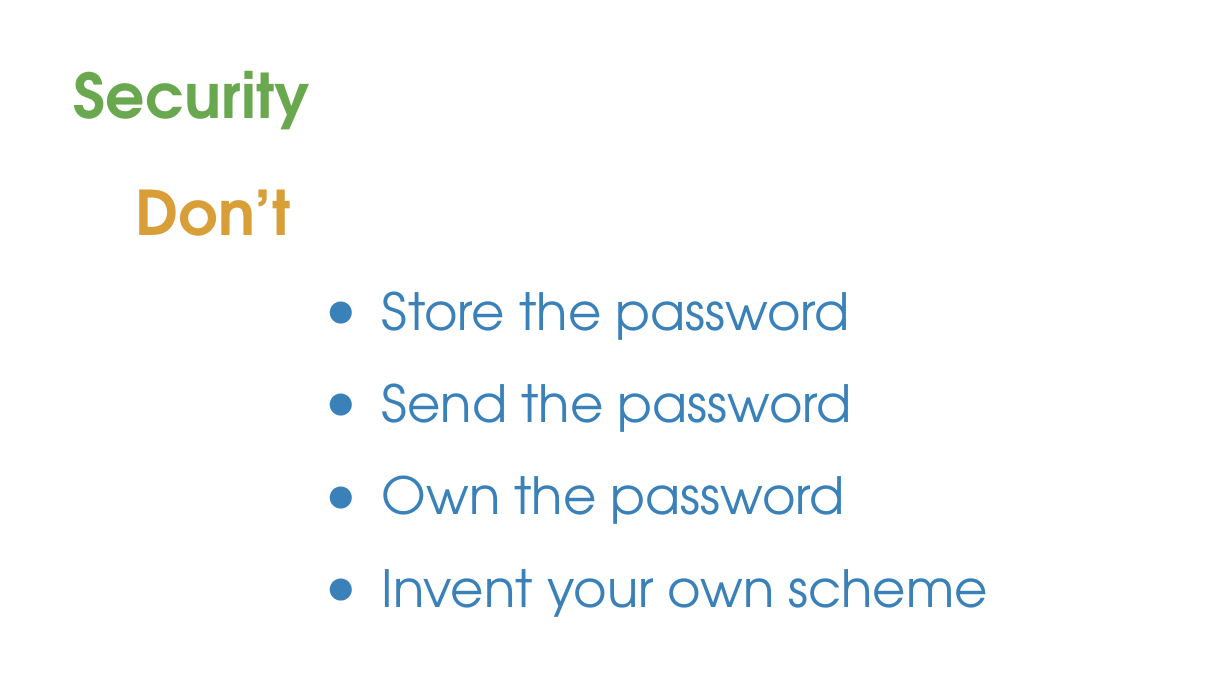
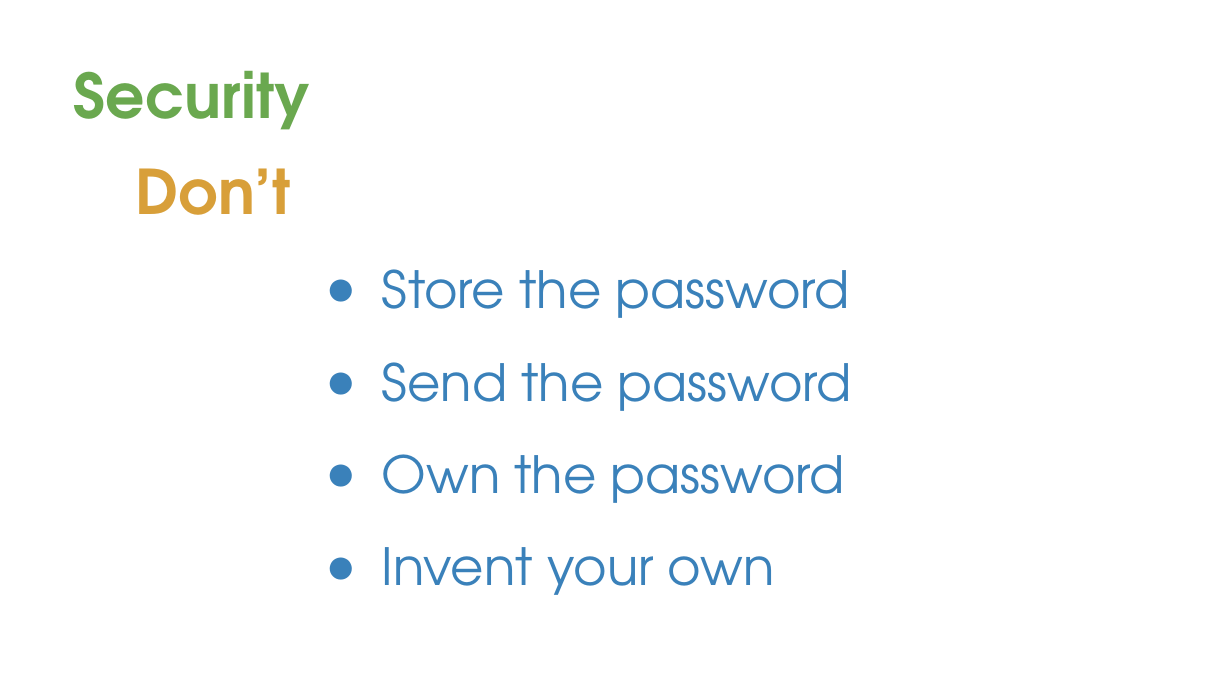
Before and after one commit to davetrux/gdgmidevfest-2017, a slide deck: slide 8 of MobileAuthWebWorld.pptx (slide 6 before the commit). Drawn at 1232x693 pixels with LibreOffice and Linux fonts; fonts in the diff are those of the drawing; background and template pictures are left out. Boxes give left, top, right and bottom in pixels: in the first picture for what was removed or moved away, otherwise in the second. Text is boxed around its words. In the diff, an @@ line names an element or a change of style, - is before the commit and + after.

Commit message:
Added security slides, lots of updates

```diff
--- a/MobileAuthWebWorld.pptx
+++ b/MobileAuthWebWorld.pptx
@@ text "Don’t" moved from (x1=136, y1=189, x2=988, y2=617) to (x1=136, y1=168, x2=852, y2=595) @@
@@ text at (x1=382, y1=547, x2=775, y2=595): text changed @@
-● Invent your own scheme
+● Invent your own
```
Also in this commit, not shown: 9 other slides changed, 5 slides added, 4 slides removed.
